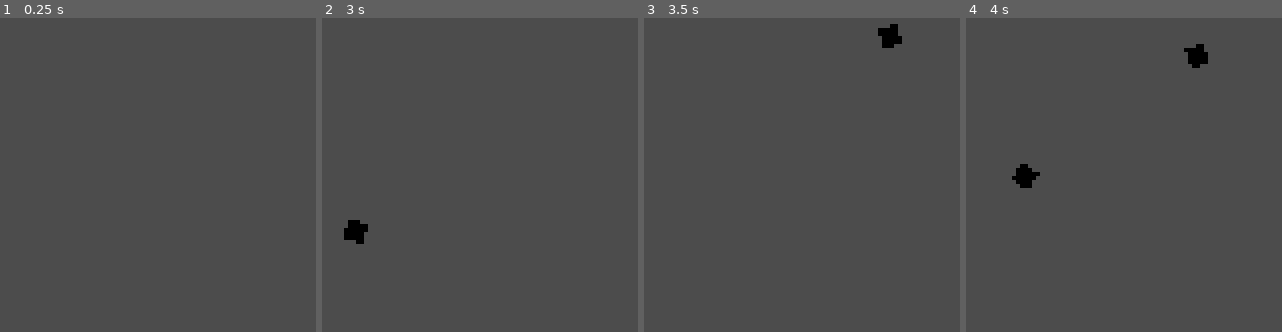
Above: before the commit, frames 1-4 (left to right).
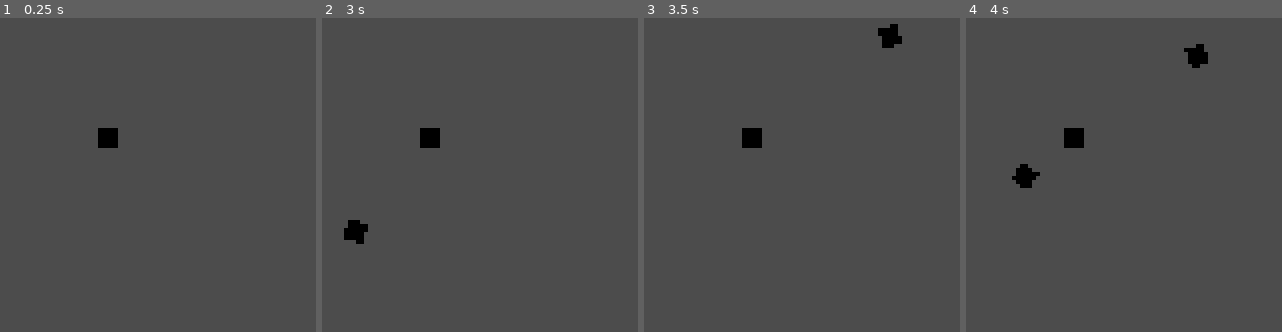
Above: after the commit, the same moments.

Repository: leogeier/amalgamage
Game: Godot game, scene res://scenes/Arena/Arena.tscn
Same seed, same stepped clock (60 frames per second), same inputs: the game is played once before the commit and once after it.
Inputs:
- Up to frame 1 (0.25 s): no input
- Up to frame 2 (3 s): tap Enter at 0.5 s; hold Right (ui_right) 0.53-1.28 s; tap Space (shoot) every 0.75 s from 0.6 to 2.85 s; hold Left (ui_left) 1.28-2.03 s; hold Right (ui_right) from 2.03 s (still down)
- Up to frame 3 (3.5 s): keep holding Right (ui_right)
- Up to frame 4 (4 s): release Right (ui_right) at 3.53 s; hold Left (ui_left) from 3.53 s (still down); tap Space (shoot) at 3.6 s
The pictures show only the part of the screen within x 0-50%, y 0-50%; the shares and areas given below are measured in that part.

The runs differ from the first frame. In frame 1, 0.4% of the frame differs, in the area x 31-38%, y 35-42%; in frame 2, 0.4%; in frame 3, 0.4%; in frame 4, 0.4%.

Commit message:
amalgam can add and remove blocks

Diff:
--- a/ld-46/project.godot
+++ b/ld-46/project.godot
@@ -8,9 +8,14 @@
 
 config_version=4
 
-_global_script_classes=[  ]
+_global_script_classes=[ {
+"base": "Reference",
+"class": "BlockCell",
+"language": "GDScript",
+"path": "res://scenes/Amalgam/BlockCell.gd"
+} ]
 _global_script_class_icons={
-
+"BlockCell": ""
 }
 
 [application]
--- /dev/null
+++ b/ld-46/scenes/Amalgam/Amalgam.gd
@@ -0,0 +1,66 @@
+extends KinematicBody2D
+
+# Disclaimer: This is very naive code, but it should work for a prototype
+
+
+var block_grid = []
+
+const cell_length = 5.0
+const cell_dim = Vector2(cell_length, cell_length)
+const block_sprite = preload("res://scenes/BlockSprite/BlockSprite.tscn")
+const base_polygon = PoolVector2Array([ \
+	Vector2(0,0), Vector2(0,0), Vector2(0,0)])
+
+
+func add_block(type, world_pos):
+	pass
+
+func add_block_local(type, local_pos):
+	# Create sprite
+	var grid_pos = local_to_grid(local_pos)
+
+	var new_block_sprite = block_sprite.instance()
+	new_block_sprite.position = grid_to_local(grid_pos)
+	add_child(new_block_sprite)
+
+	# Create and append block cell
+	var block_cell = \
+		BlockCell.new(grid_pos, type, new_block_sprite, cell_length)
+	block_grid.append(block_cell)
+
+	recalculate_collision_shape()
+
+func remove_block_in_cell(cell_pos):
+	var remain = []
+	var remove = []
+	for cell in block_grid:
+		if cell.pos == cell_pos:
+			remove.append(cell)
+		else:
+			remain.append(cell)
+
+	for cell in remove:
+		remove_child(cell.node)
+		cell.node.queue_free()
+
+	block_grid = remain
+	recalculate_collision_shape()
+
+func recalculate_collision_shape():
+	var new_polygon = base_polygon
+	for cell in block_grid:
+		new_polygon = Geometry.merge_polygons_2d(new_polygon, cell.polygon)[0]
+	$CollisionPolygon2D.set_polygon(new_polygon)
+
+func local_to_grid(pos):
+	return (pos / cell_dim + Vector2(0.5,0.5)).floor()
+
+func grid_to_local(cell):
+	return cell * cell_dim
+
+func _ready():
+	add_block_local("center", Vector2(0,0))
+
+
+#func _process(delta):
+#	pass
--- /dev/null
+++ b/ld-46/scenes/Amalgam/Amalgam.tscn
@@ -0,0 +1,9 @@
+[gd_scene load_steps=2 format=2]
+
+[ext_resource path="res://scenes/Amalgam/Amalgam.gd" type="Script" id=1]
+
+[node name="Amalgam" type="KinematicBody2D"]
+script = ExtResource( 1 )
+
+[node name="CollisionPolygon2D" type="CollisionPolygon2D" parent="."]
+polygon = PoolVector2Array( 0, 0, 0, 0, 0, 0 )
--- /dev/null
+++ b/ld-46/scenes/Amalgam/BlockCell.gd
@@ -0,0 +1,23 @@
+extends Reference
+
+class_name BlockCell
+
+
+var pos
+var type
+var node
+var polygon
+
+
+func _init(_pos, _type, _node, length):
+	pos = _pos
+	type = _type
+	node = _node
+
+	var halfLen = length / 2.0
+	var center = _pos * length
+	polygon = PoolVector2Array([ \
+		center + Vector2(-halfLen, -halfLen), \
+		center + Vector2( halfLen, -halfLen), \
+		center + Vector2( halfLen,  halfLen), \
+		center + Vector2(-halfLen,  halfLen) ])
--- a/ld-46/scenes/Arena/Arena.tscn
+++ b/ld-46/scenes/Arena/Arena.tscn
@@ -1,7 +1,8 @@
-[gd_scene load_steps=3 format=2]
+[gd_scene load_steps=4 format=2]
 
 [ext_resource path="res://scenes/Shooter/Shooter.tscn" type="PackedScene" id=1]
 [ext_resource path="res://scenes/Arena/Arena.gd" type="Script" id=2]
+[ext_resource path="res://scenes/Amalgam/Amalgam.tscn" type="PackedScene" id=3]
 
 [node name="Arena" type="Node2D" groups=[
 "arena",
@@ -10,3 +11,6 @@
 
 [node name="Shooter" parent="." instance=ExtResource( 1 )]
 position = Vector2( 100, 100 )
+
+[node name="Amalgam" parent="." instance=ExtResource( 3 )]
+position = Vector2( 47.6671, 52.4338 )
--- a/ld-46/scenes/Block/Block.tscn
+++ b/ld-46/scenes/Block/Block.tscn
@@ -1,6 +1,6 @@
 [gd_scene load_steps=4 format=2]
 
-[ext_resource path="res://scenes/Block/block.png" type="Texture" id=1]
+[ext_resource path="res://scenes/BlockSprite/BlockSprite.tscn" type="PackedScene" id=1]
 [ext_resource path="res://scenes/Block/Block.gd" type="Script" id=2]
 
 [sub_resource type="RectangleShape2D" id=1]
@@ -9,8 +9,7 @@
 [node name="KinematicBody2D" type="KinematicBody2D"]
 script = ExtResource( 2 )
 
+[node name="BlockSprite" parent="." instance=ExtResource( 1 )]
+
 [node name="CollisionShape2D" type="CollisionShape2D" parent="."]
 shape = SubResource( 1 )
-
-[node name="Sprite" type="Sprite" parent="."]
-texture = ExtResource( 1 )
--- /dev/null
+++ b/ld-46/scenes/BlockSprite/BlockSprite.tscn
@@ -0,0 +1,6 @@
+[gd_scene load_steps=2 format=2]
+
+[ext_resource path="res://scenes/BlockSprite/block.png" type="Texture" id=1]
+
+[node name="BlockSprite" type="Sprite"]
+texture = ExtResource( 1 )
--- a/ld-46/scenes/Shooter/Shooter.tscn
+++ b/ld-46/scenes/Shooter/Shooter.tscn
@@ -1,6 +1,6 @@
 [gd_scene load_steps=3 format=2]
 
-[ext_resource path="res://scenes/Block/block.png" type="Texture" id=1]
+[ext_resource path="res://scenes/BlockSprite/block.png" type="Texture" id=1]
 [ext_resource path="res://scenes/Shooter/Shooter.gd" type="Script" id=2]
 
 [node name="Shooter" type="Node2D"]
Renamed: ld-46/scenes/Block/block.png -> ld-46/scenes/BlockSprite/block.png
Not shown, changed: ld-46/scenes/BlockSprite/block.png.import
